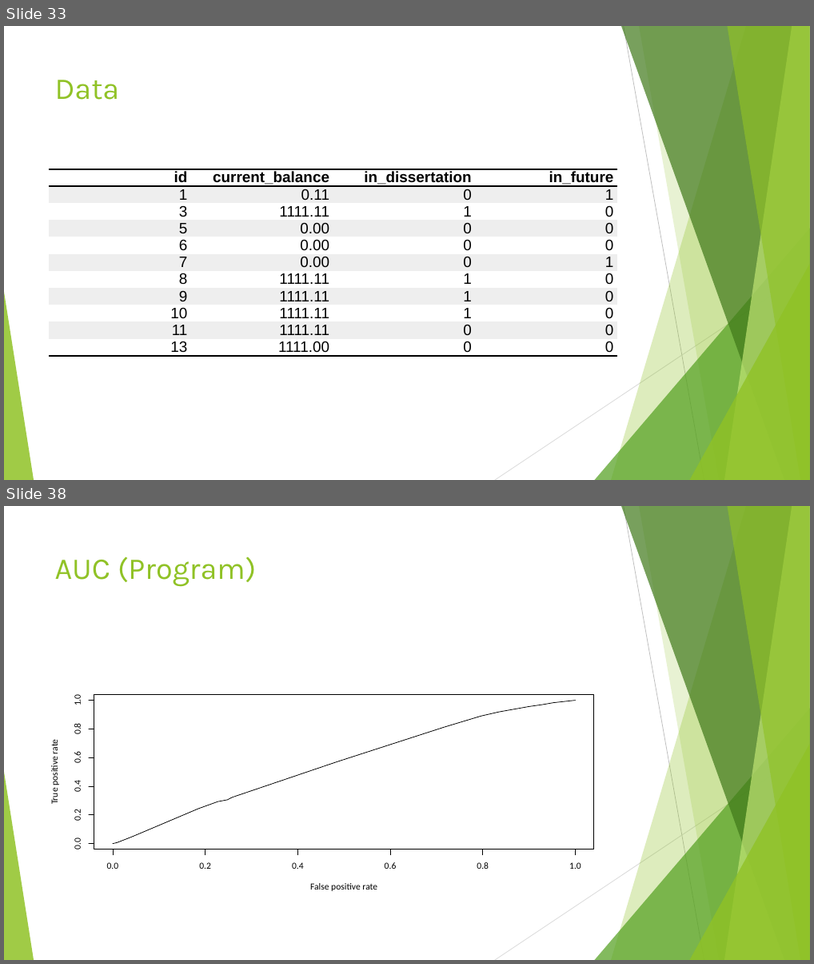
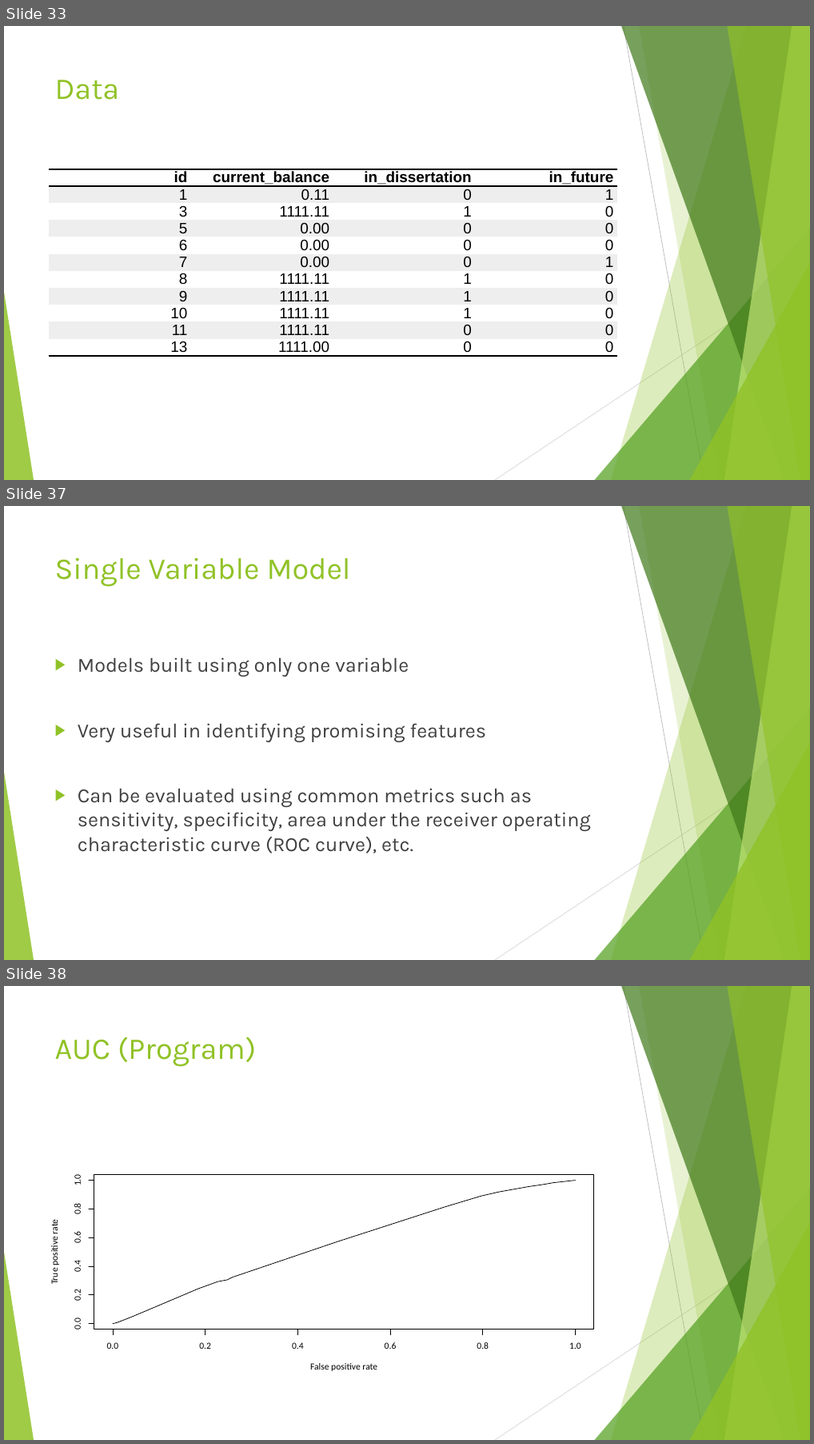
Before and after one commit to anhualin/MyLearning, a slide deck: FDA2018/FDA_Presentation.pptx. Shown one above the other, each under a label of ours: slides 33 and 38 before the commit, slides 33, 37 and 38 after it; the slides between them are not shown. The pictures are 814x964 and 814x1444 pixels, drawn with LibreOffice and Linux fonts; fonts in the diff are those of the drawing. Boxes give left, top, right and bottom in pixels: in the first picture for what was removed or moved away, otherwise in the second. Text is boxed around its words. In the diff, an @@ line names an element or a change of style, - is before the commit and + after.

```diff
--- a/FDA2018/FDA_Presentation.pptx
+++ b/FDA2018/FDA_Presentation.pptx
@@ slide 37 added at (4, 506, 810, 960), background #FFFFFF; not listed: 10 template elements that a slide beside it also shows @@
@@ title added at (55, 558, 351, 587), 36 pt, text #90C226 @@
+Single Variable Model
@@ text added at (78, 657, 591, 853), 24 pt, text #404040 @@
+▶ Models built using only one variable
+▶ Very useful in identifying promising features
+▶ Can be evaluated using common metrics such as sensitivity, specificity, area under the receiver operating characteristic curve (ROC curve), etc.
```
Also in this commit, not shown: 2 slides changed, 1 slide removed, 4 other files.
